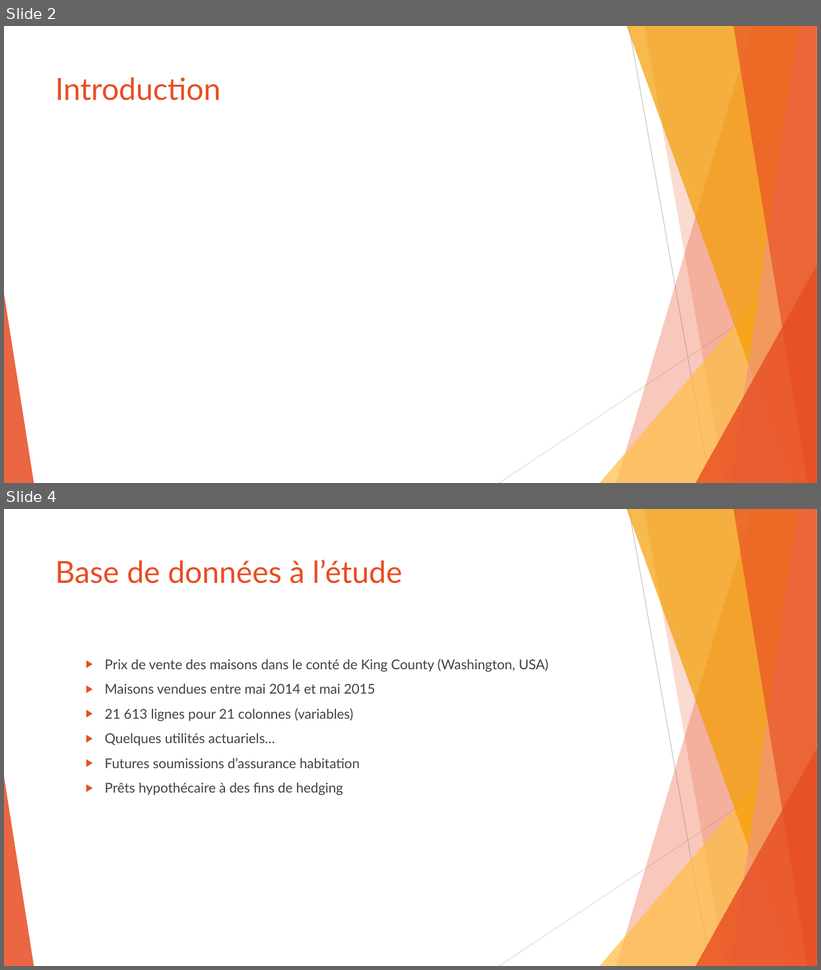
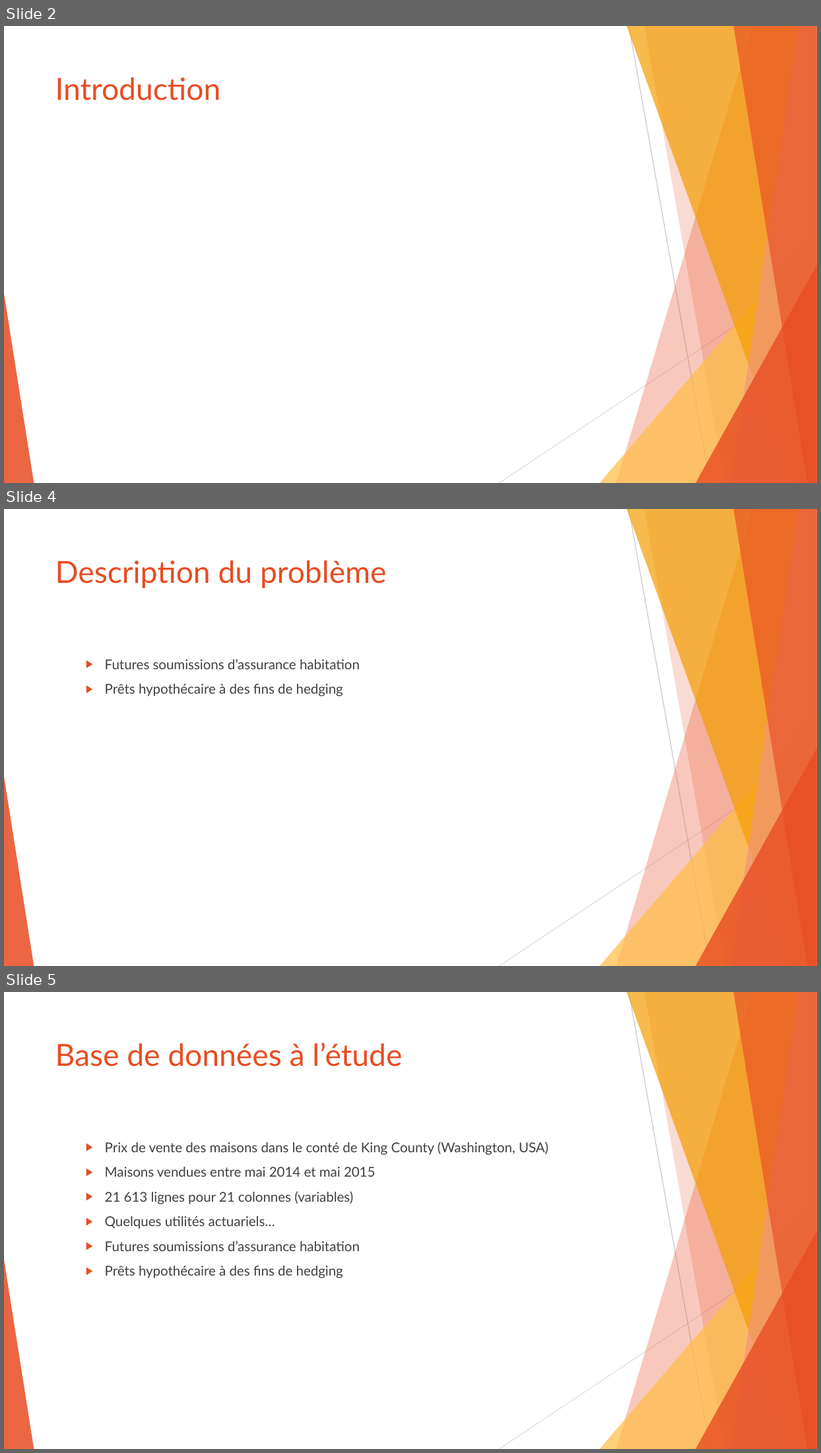
Before and after one commit to SamuelProvencher/TP-Apprentissage, a slide deck: PP.pptx. Shown one above the other, each under a label of ours: slides 2 and 4 before the commit, slides 2, 4 and 5 after it; the slides between them are not shown. The pictures are 821x970 and 821x1453 pixels, drawn with LibreOffice and Linux fonts; fonts in the diff are those of the drawing. Boxes give left, top, right and bottom in pixels: in the first picture for what was removed or moved away, otherwise in the second. Text is boxed around its words. In the diff, an @@ line names an element or a change of style, - is before the commit and + after.

```diff
--- a/PP.pptx
+++ b/PP.pptx
@@ slide 4 added at (x1=4, y1=509, x2=817, y2=966), background #FFFFFF; not listed: 10 template elements that a slide beside it also shows @@
@@ title added at (x1=55, y1=560, x2=386, y2=588), 36 pt, text #E84C22 @@
+Description du problème
@@ text added at (x1=105, y1=659, x2=360, y2=696), 16 pt, text #404040 @@
+  ▶ Futures soumissions d’assurance habitation
+  ▶ Prêts hypothécaire à des fins de hedging
@@ what was slide 4 is now slide 5 @@
```
Also in this commit, not shown: 7 slides changed, 1 other slide added, 1 slide removed, 1 other file.
